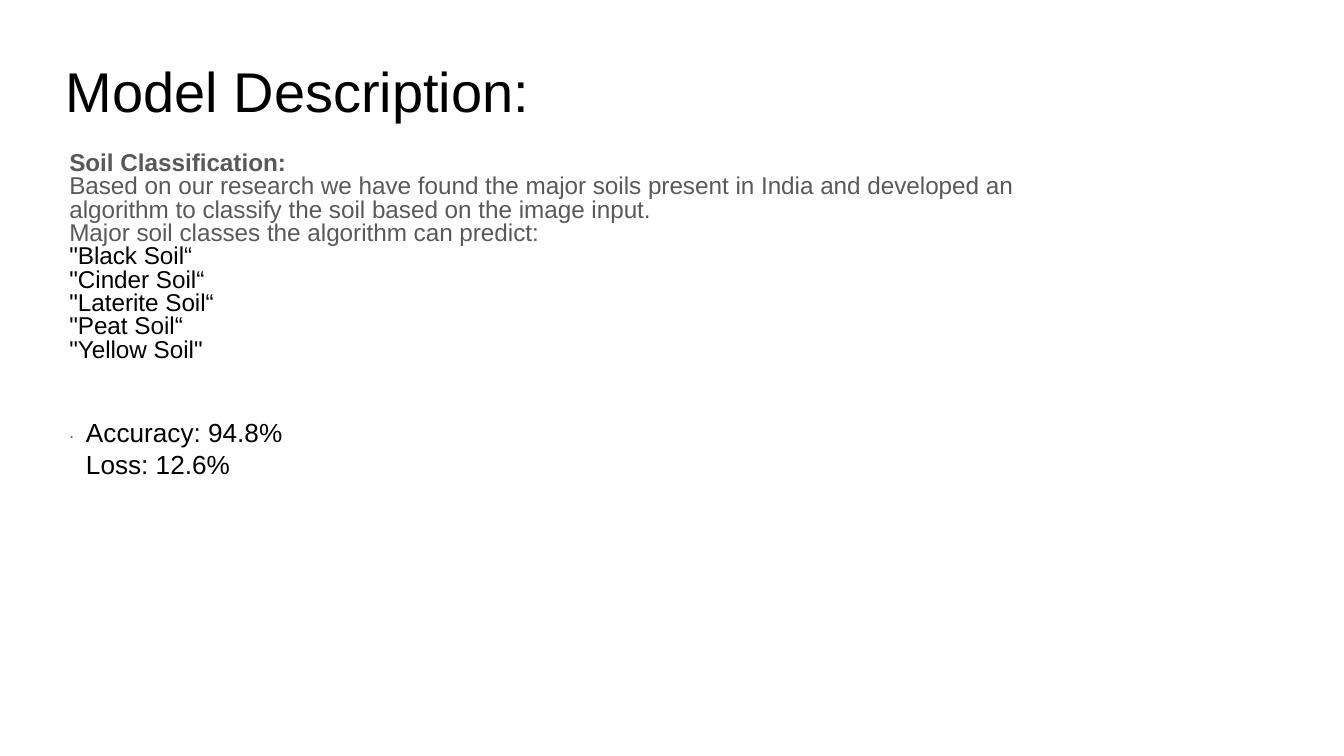
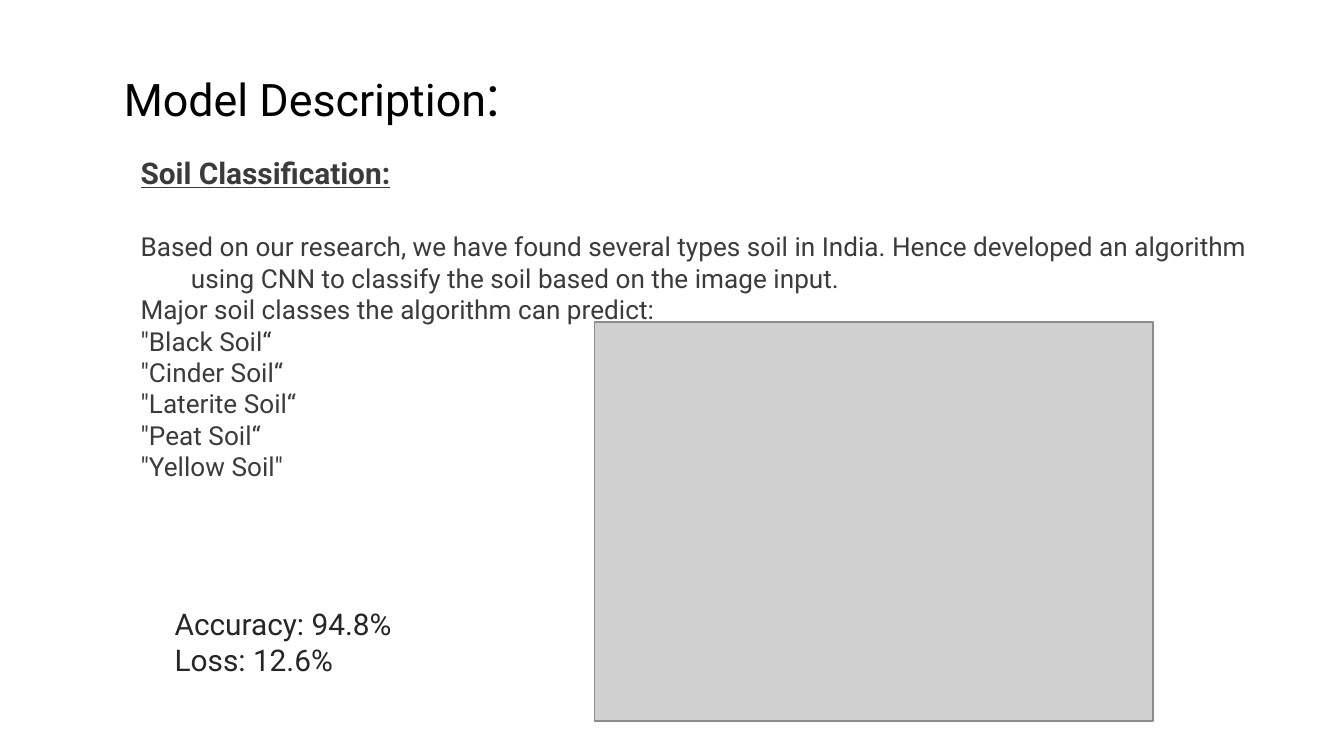
Before and after one commit to harshalplus1/hackmol4.0, a slide deck: slide 5 of HackMoL PPT Format.pptx (slide 4 before the commit). Drawn at 1344x756 pixels with LibreOffice and Linux fonts; fonts in the diff are those of the drawing; grey boxes stand for pictures; background and template pictures are left out. Boxes give left, top, right and bottom in pixels: in the first picture for what was removed or moved away, otherwise in the second. Text is boxed around its words. In the diff, an @@ line names an element or a change of style, - is before the commit and + after.

```diff
--- a/HackMoL PPT Format.pptx
+++ b/HackMoL PPT Format.pptx
@@ title "Model Description:": place and size @@
-title "Model Description:" at (66, 71, 529, 122)
+title "Model Description:" at (124, 82, 486, 125)
@@ title "Model Description:" at (124, 82, 486, 125): size 30 to 24 pt, font Arial to Roboto; alignment centre to left @@
@@ subtitle at (141, 161, 1245, 477): paragraph removed @@
-.
@@ subtitle "Soil Classification:": place and size @@
-subtitle "Soil Classification:" at (69, 153, 1013, 359)
+subtitle "Soil Classification:" at (141, 161, 1245, 477)
@@ subtitle at (141, 161, 654, 477): size 13 to 16 pt, underline on in "Soil Classification:"; font Arial to Roboto in "Soil Classification:", "Major soil classes the algorithm can predict:", ""Black Soil“", ""Cinder Soil“" and 3 more places; text colour #595959 to #3C3C3C in "Soil Classification:", "Major soil classes the algorithm can predict:"; size 13 to 14 pt in "Major soil classes the algorithm can predict:", ""Black Soil“", ""Cinder Soil“", ""Laterite Soil“" and 2 more places; text colour #000000 to #3C3C3C in ""Black Soil“", ""Cinder Soil“", ""Laterite Soil“", ""Peat Soil“" and 1 more places; line spacing 0.8 to 1 @@
@@ subtitle at (141, 236, 1245, 294): text changed; size 13 to 14 pt; font Arial to Roboto; text colour #595959 to #3C3C3C @@
-Based on our research we have found the major soils present in India and developed an
-algorithm to classify the soil based on the image input.
+Based on our research, we have found several types soil in India. Hence developed an algorithm using CNN to classify the soil based on the image input.
@@ picture added at (594, 323, 1153, 722) @@
@@ text "Accuracy: 94.8%": place and size @@
-text "Accuracy: 94.8%" at (86, 423, 282, 475)
+text "Accuracy: 94.8%" at (175, 613, 392, 672)
@@ text "Accuracy: 94.8%" at (175, 613, 392, 672): size 14 to 16 pt, font Arial to Roboto, text colour #000000 to #262626 @@
```
Also in this commit, not shown: 9 other slides changed, 2 slides added.
